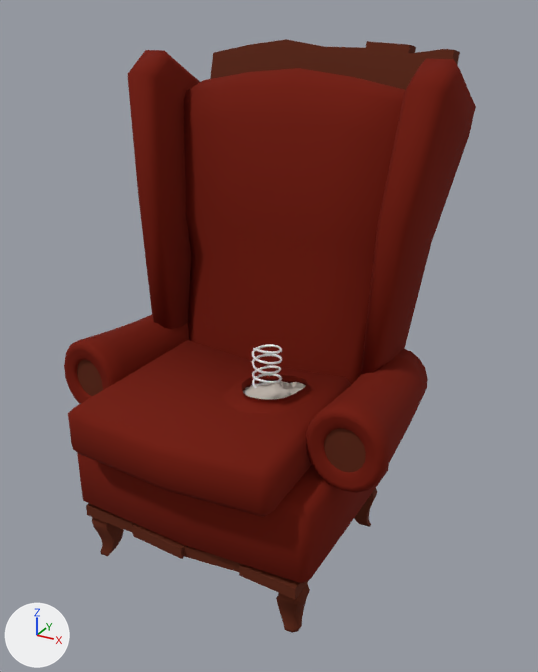
One commit to the Blender file Combat Discs/Assets/Models/Armchair.blend: the scene before it, then after it.
Both versions are drawn from a 50 mm lens placed at (3.54, -5.75, 4.06), pointed at (0.16, 0.4, 0.99). The axes (+X, +Y, +Z) are drawn at lower left. The lights are the same throughout.
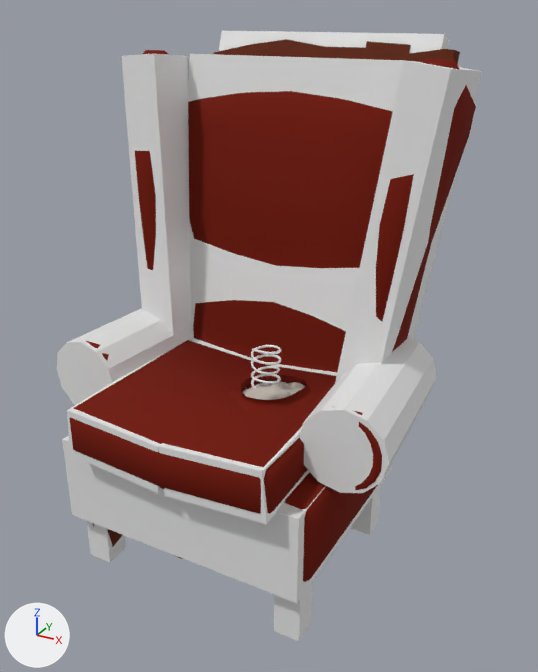
Changed parts and their boxes [x1, y1, x2, y2] in the pictures (538 x 672 px):
'Cube.004', added
    after: [188, 54, 405, 331]
'Cube.005', added
    after: [335, 61, 482, 383]
'Cube.009', added
    after: [62, 436, 391, 603]
'Cube.006', added
    after: [121, 54, 191, 335]
'Cylinder', added
    after: [299, 337, 437, 493]
'Cylinder.001', added
    after: [56, 308, 194, 405]
'Cube.008', added
    after: [219, 31, 449, 53]
'Cube.003', added
    after: [158, 364, 337, 524]
'Cube', added
    after: [67, 338, 258, 493]
'Cube.010', added
    after: [274, 581, 313, 641]
'Cube.011', added
    after: [87, 521, 126, 562]
'Cube.002', moved
    before: [252, 344, 282, 388]
    after: [251, 345, 281, 388]
'Cube.012', added
    after: [351, 485, 381, 535]

Edits to the bpy script that builds the scene:
```text
Add me_cube_006:
    me_cube_006.from_pydata([(0.37, -0.56, -1.03), (-2.56, -1.88, 0.81), (0.34, 1.98, -0.92), (-2.59, 0.66, 0.92), (2.04, -0.59, -0.98), (-0.89, -1.9, 0.86), (2.01, 1.95, -0.87), (-0.92, 0.64, 0.97)], [], [(0, 1, 3, 2), (2, 3, 7, 6), (6, 7, 5, 4), (4, 5, 1, 0), (2, 6, 4, 0), (7, 3, 1, 5)])
Add me_cube_005:
    me_cube_005.from_pydata([(-1.06, -0.58, -1.02), (-1.09, -1.91, 0.86), (-1.17, 1.96, -0.91), (-1.19, 0.63, 0.96), (0.65, -0.56, -1.02), (0.62, -1.89, 0.86), (0.54, 1.98, -0.91), (0.51, 0.65, 0.97)], [], [(0, 1, 3, 2), (2, 3, 7, 6), (6, 7, 5, 4), (4, 5, 1, 0), (2, 6, 4, 0), (7, 3, 1, 5)])
Change ob_cube_002:
    add ob_cube_002.parent = ob_cube_000
    ob_cube_002.location: (0.42, -0.0644, 0.648) -> (0.41, -0.0644, 2.023)
Add ob_cylinder_001:
    ob_cylinder_001 = bpy.data.objects.new('Cylinder.001', me_cylinder_001)  # a 12-sided cylinder along z spanning x -1.0..1.0, y -1.0..1.0, z -1.0..1.0
    ob_cylinder_001.parent = ob_cube_000
    ob_cylinder_001.location = (-1.394, 0.26, 1.931)
    ob_cylinder_001.rotation_euler = (1.571, 0.0, -0.0733)  # degrees (90, 0, -4.2)
    ob_cylinder_001.scale = (0.418, 0.418, 0.884)
Add ob_cylinder:
    ob_cylinder = bpy.data.objects.new('Cylinder', me_cylinder_001.copy())
    ob_cylinder.parent = ob_cube_000
    ob_cylinder.location = (1.37, 0.26, 1.931)
    ob_cylinder.rotation_euler = (1.571, 0.0, 0.0758)  # degrees (90, 0, 4.3)
    ob_cylinder.scale = (0.418, 0.418, 0.884)
Add ob_cube_012:
    ob_cube_012 = bpy.data.objects.new('Cube.012', me_cube_012)  # a box spanning x -1.0..1.0, y -1.0..1.0, z -1.0..1.0
    ob_cube_012.parent = ob_cube_000
    ob_cube_012.location = (1.116, 0.902, 0.325)
    ob_cube_012.scale = (0.133, 0.133, 0.313)
Add ob_cube_011:
    ob_cube_011 = bpy.data.objects.new('Cube.011', me_cube_012.copy())
    ob_cube_011.parent = ob_cube_000
    ob_cube_011.location = (-1.144, -0.87, 0.325)
    ob_cube_011.scale = (0.133, 0.133, 0.313)
Add ob_cube_010:
    ob_cube_010 = bpy.data.objects.new('Cube.010', me_cube_012.copy())
    ob_cube_010.parent = ob_cube_000
    ob_cube_010.location = (1.116, -0.87, 0.325)
    ob_cube_010.scale = (0.133, 0.133, 0.313)
Add ob_cube_009:
    ob_cube_009 = bpy.data.objects.new('Cube.009', me_cube_012.copy())
    ob_cube_009.parent = ob_cube_000
    ob_cube_009.location = (-0.0315, 0.0568, 1.054)
    ob_cube_009.scale = (1.32, 1.19, 0.458)
Add ob_cube_008:
    ob_cube_008 = bpy.data.objects.new('Cube.008', me_cube_008)  # a box spanning x -1.0..1.0, y -0.52..-0.05, z -1.0..1.0
    ob_cube_008.parent = ob_cube_000
    ob_cube_008.location = (-0.0389, 1.862, 4.161)
    ob_cube_008.rotation_euler = (-0.327, 0.0, 0.0)  # degrees (-19, 0, 0)
    ob_cube_008.scale = (1.28, 0.437, 1.03)
Add ob_cube_006:
    ob_cube_006 = bpy.data.objects.new('Cube.006', me_cube_006)
    ob_cube_006.parent = ob_cube_000
    ob_cube_006.location = (-1.251, 1.015, 3.332)
    ob_cube_006.rotation_euler = (-0.255, 0.132, -0.012)  # degrees (-15, 7.6, -0.7)
    ob_cube_006.scale = (0.24, 0.437, 1.78)
Add ob_cube_005:
    ob_cube_005 = bpy.data.objects.new('Cube.005', me_cube_005)
    ob_cube_005.parent = ob_cube_000
    ob_cube_005.location = (1.371, 1.016, 3.343)
    ob_cube_005.rotation_euler = (-0.255, 0.132, -0.012)  # degrees (-15, 7.6, -0.7)
    ob_cube_005.scale = (0.24, 0.437, 1.78)
Add ob_cube_004:
    ob_cube_004 = bpy.data.objects.new('Cube.004', me_cube_004)  # a box spanning x -1.0..1.0, y -0.46..1.0, z -1.0..1.0
    ob_cube_004.parent = ob_cube_000
    ob_cube_004.location = (-0.0389, 1.093, 3.221)
    ob_cube_004.rotation_euler = (-0.165, 0.0, 0.0)  # degrees (-9.5, 0, 0)
    ob_cube_004.scale = (1.19, 0.437, 1.78)
Add ob_cube_003:
    ob_cube_003 = bpy.data.objects.new('Cube.003', me_cube_012.copy())
    ob_cube_003.parent = ob_cube_000
    ob_cube_003.location = (0.533, -0.311, 1.719)
    ob_cube_003.rotation_euler = (0.0, -0.0731, 0.0)  # degrees (0, -4.2, 0)
    ob_cube_003.scale = (0.522, 1.0, 0.256)
Add ob_cube:
    ob_cube = bpy.data.objects.new('Cube', me_cube)  # a box spanning x -1.0..1.0, y -1.0..1.0, z -1.01..0.94
    ob_cube.parent = ob_cube_000
    ob_cube.location = (-0.546, -0.311, 1.73)
    ob_cube.rotation_euler = (0.0, 0.0821, 0.0)  # degrees (0, 4.7, 0)
    ob_cube.scale = (0.522, 1.0, 0.256)
```
